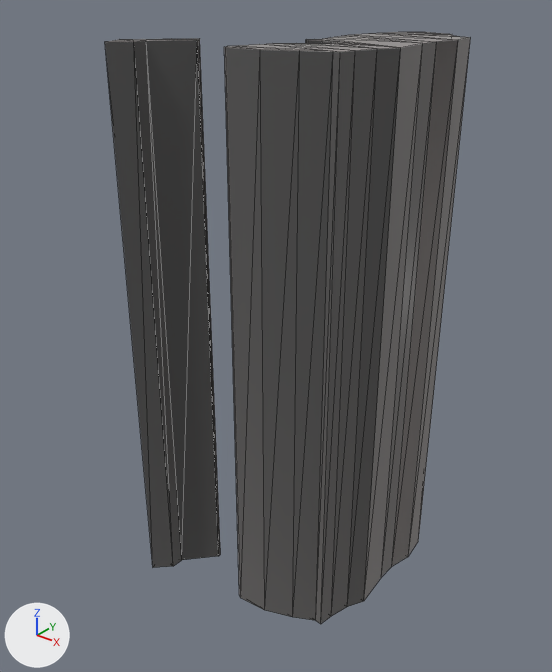
A saved change to the glTF model frontend/public/3d/country_models/PS.glb.
One viewpoint serves both versions: a 50 mm camera at (1.51, -2.01, 1.2) aimed at (-0.06, -0.05, -0.01). Arrows for +X, +Y and +Z are at lower left; the lights stay in place. Mesh edges are drawn as thin lines. Vertices at the same position are counted once.

Objects in the first picture: 'PS'.
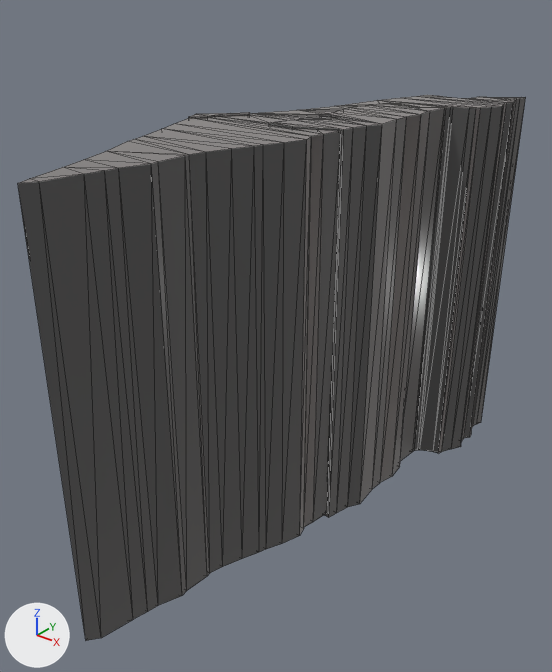
What the commit changed:
Material 'Material.103' (mat_material_103) is new.
Its base color is (0.0818, 0.0818, 0.0818) (dark grey #515151).
Its roughness is 0.128.
Its sheen weight is 1.0.
Its sheen tint is (0.517, 0.474, 0.46) (grey #beb7b5).
me_ps is used by ob_ps; location (0.0, 0.0, 0.0).
me_ps had 96 vertices, 184 faces and spanned x -0.4..0.4, y -0.45..0.45, z -1.0..1.0.
me_ps now has 304 vertices, 596 faces and spans x -0.4..0.59, y -1.6..1.06, z -1.0..1.0.
me_ps part 1: a new loose piece of 208 vertices spanning x -0.37..0.59, y -1.6..1.06, z -0.97..0.99, in mat_material_103 (dark grey #515151).
me_ps now uses material mat_material_103 (dark grey #515151).
Object 'PS' (ob_ps) moves from (0.0, 0.0, 0.0) to (-0.08, 0.204, -0.007).
Object 'PS' (ob_ps) is rescaled from (1.0, 1.0, 1.0) to (0.752, 0.752, 0.752).

Where the change shows, as pixel boxes (x1, y1, x2, y2) in the pictures (552 x 672 px):
'PS', reshaped, moved, rescaled (39% wider, 8% shorter): before (105, 32, 470, 624); after (18, 95, 526, 641)
part 1 of me_ps, added: after (18, 95, 526, 641)
